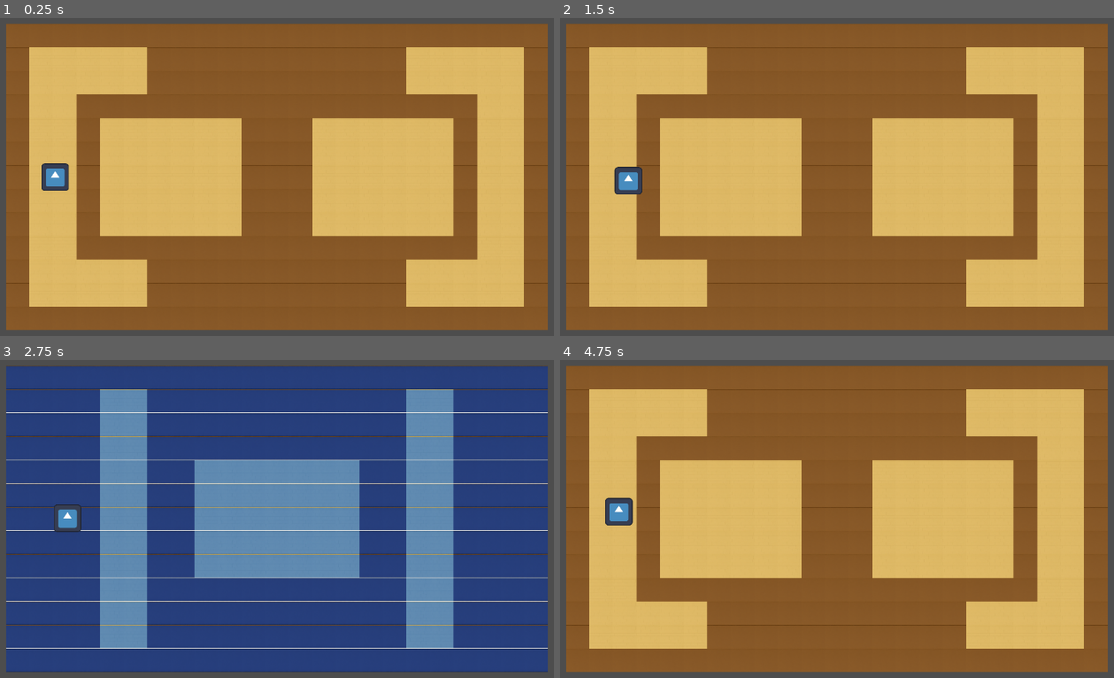
Above: before the commit, frames 1-4 (two rows, left to right).
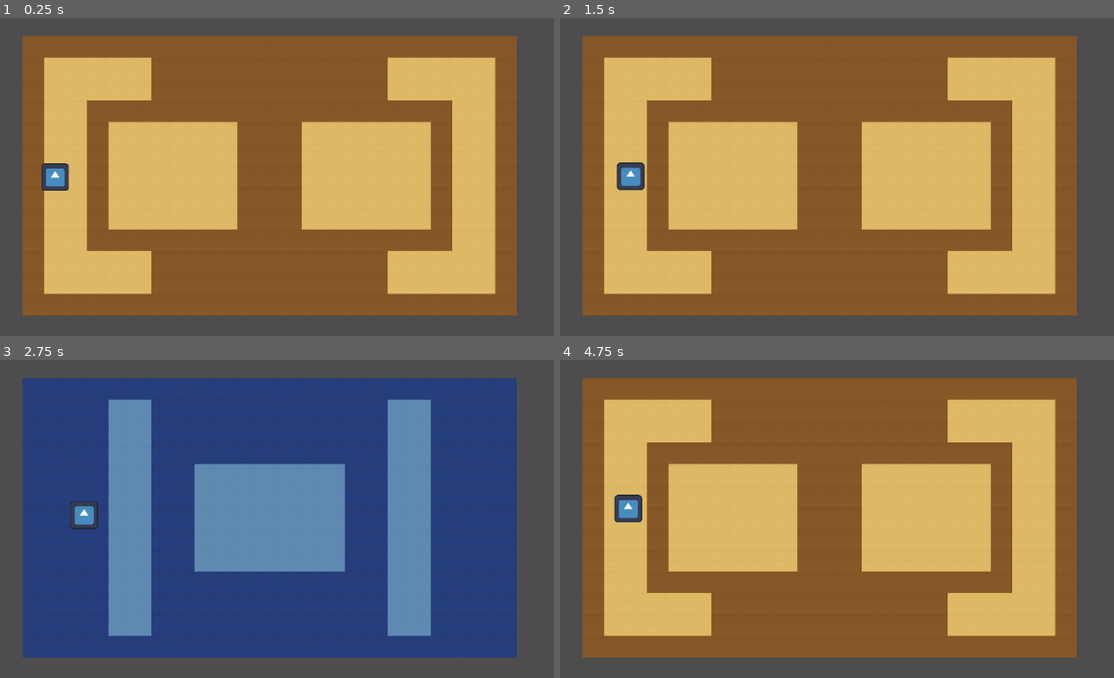
Above: after the commit, the same moments.

Repository: Valonekiil/gen-ai
Game: Godot game, scene res://levels/Lvl_test.tscn
The game is run twice, just before and just after one commit, with the same random seed, the same clock (stepped at 60 frames per second) and the same inputs. This scene is started directly instead of the project's main scene. The engine's default icon, where the game draws it, is replaced by a stand-in: a white triangle on a blue panel in a dark square.
Inputs (mouse positions are in pixels of both pictures, inside the frame that each line leads up to):
- Up to frame 1 (0.25 s): no input
- Up to frame 2 (1.5 s): tap Enter at 0.5 s; move the mouse to (997, 157) at 0.52 s; hold D (move_right) from 0.53 s (still down); tap Tab at 0.6 s; click (997, 157) at 0.67 s; tap W (move_up) at 0.77 s; tap Q at 0.8, 1.35 s; tap Space at 1.25 s; move the mouse to (698, 199) at 1.27 s
- Up to frame 3 (2.75 s): tap W (move_up) at 1.52 s; tap Tab at 1.55, 2.1 s; move the mouse to (349, 433) at 2.02 s; release D (move_right) at 2.03 s; hold A (move_left) from 2.03 s (still down); tap Q at 2.3 s
- Up to frame 4 (4.75 s): tap Enter at 2.75, 4.25 s; move the mouse to (803, 598) at 2.77 s; release A (move_left) at 2.78 s; hold D (move_right) 2.78-4.28 s; tap Q at 2.85, 3.8, 4.35 s; click (803, 598) at 2.92 s; tap W (move_up) at 3.02, 3.77, 4.52 s; tap Tab at 3.05, 3.6, 4.55 s; tap Space at 3.5 s; move the mouse to (1053, 579) at 3.52 s; move the mouse to (626, 461) at 4.27 s; hold A (move_left) from 4.28 s (still down)

The runs differ from the first frame. In frame 1, 34% of the frame differs, in the area x 1-99%, y 1-99%; in frame 2, 34%; in frame 3, 30%; in frame 4, 34%.

Commit message:
fix loop

Diff:
--- a/characters/CharacterController.gd
+++ b/characters/CharacterController.gd
@@ -30,30 +30,24 @@
 
 func _input(event: InputEvent) -> void:
 	if not input_enabled or state != State.ACTIVE_CONTROLLED:
-		print("[CC] _input ignored: input_enabled=", input_enabled, " state=", state)
 		return
 	if event is InputEventKey and event.pressed:
-		print("[CC] key pressed: ", event.keycode)
 		match event.keycode:
 			KEY_W, KEY_UP:    _last_axis = "y"
 			KEY_S, KEY_DOWN:  _last_axis = "y"
 			KEY_A, KEY_LEFT:  _last_axis = "x"
 			KEY_D, KEY_RIGHT: _last_axis = "x"
 			KEY_TAB, KEY_Q:
-				print("[CC] requesting switch")
 				get_tree().current_scene.get_node("RealityManager").request_switch()
 
 func _physics_process(delta: float) -> void:
-	print("[CC] _physics_process: state=", state, " input_enabled=", input_enabled, " pos=", position)
 	if state != State.ACTIVE_CONTROLLED or not input_enabled:
 		velocity = Vector2.ZERO
 		return
 
 	var input_dir := _get_input_dir()
-	print("[CC] input_dir=", input_dir)
 	velocity = Vector2(input_dir.x, input_dir.y) * SPEED
 	move_and_slide()
-	print("[CC] after move_and_slide: pos=", position, " velocity=", velocity)
 
 	if input_dir != Vector2i.ZERO:
 		var new_facing := Grid.delta_to_facing(input_dir)
@@ -87,7 +81,6 @@
 
 func _action_pressed(action: String, fallback: String) -> bool:
 	var res := Input.is_action_pressed(action) if InputMap.has_action(action) else Input.is_action_pressed(fallback)
-	print("[CC] action ", action, "/", fallback, " = ", res)
 	return res
 
 func set_input_enabled(enabled: bool) -> void:
--- a/core/CameraDirector.gd
+++ b/core/CameraDirector.gd
@@ -15,14 +15,16 @@
 func _on_character_switched(new_active: String, _previous: String) -> void:
 	var inactive_camera: Camera2D = _get_inactive_camera(new_active)
 
-	# Mirror kamera realita inactive ke PiP (bukan follow karakter)
-	pip_camera.global_position = inactive_camera.global_position
-	pip_camera.limit_left = inactive_camera.limit_left
-	pip_camera.limit_right = inactive_camera.limit_right
-	pip_camera.limit_top = inactive_camera.limit_top
-	pip_camera.limit_bottom = inactive_camera.limit_bottom
-	pip_camera.zoom = inactive_camera.zoom
-	pip_camera.make_current()  # untuk SubViewport
+	# Mirror kamera realita inactive ke PiP (hanya jika pip_camera sudah di-set)
+	if pip_camera and inactive_camera:
+		pip_camera.global_position = inactive_camera.global_position
+		pip_camera.limit_left = inactive_camera.limit_left
+		pip_camera.limit_right = inactive_camera.limit_right
+		pip_camera.limit_top = inactive_camera.limit_top
+		pip_camera.limit_bottom = inactive_camera.limit_bottom
+		pip_camera.zoom = inactive_camera.zoom
+		pip_camera.make_current()  # untuk SubViewport
+
 
 func _get_inactive_camera(new_active: String) -> Camera2D:
 	if new_active == "A":
--- a/levels/Level01.tscn
+++ b/levels/Level01.tscn
@@ -1,121 +1,124 @@
-[gd_scene load_steps=4 format=3]
+[gd_scene load_steps=6 format=3 uid="uid://c023v88cqitii"]
 
-[ext_resource path="res://levels/Level01.gd" type="Script" id="1"]
-[ext_resource path="res://core/RealityManager.gd" type="Script" id="2"]
-[ext_resource path="res://core/CameraDirector.gd" type="Script" id="3"]
-[ext_resource path="res://core/UIDirector.gd" type="Script" id="4"]
-[ext_resource path="res://characters/CharacterController.gd" type="Script" id="5"]
+[ext_resource type="Script" uid="uid://dmx7hb2bwxidh" path="res://levels/Level01.gd" id="1"]
+[ext_resource type="Script" uid="uid://e2neyto34nqq" path="res://core/RealityManager.gd" id="2"]
+[ext_resource type="Script" uid="uid://1bxlqm3gntw7" path="res://core/CameraDirector.gd" id="3"]
+[ext_resource type="Script" uid="uid://btm5oehp1nc3m" path="res://core/UIDirector.gd" id="4"]
+[ext_resource type="Script" uid="uid://dmn1mcwsvvfmi" path="res://characters/CharacterController.gd" id="5"]
 
 [node name="Level01" type="Node2D"]
 script = ExtResource("1")
 
-[node name="RealityManager" parent="." type="Node"]
+[node name="RealityManager" type="Node" parent="."]
 script = ExtResource("2")
 
-[node name="CameraDirector" parent="." type="Node"]
+[node name="CameraDirector" type="Node" parent="."]
 script = ExtResource("3")
 
-[node name="UIDirector" parent="." type="Node"]
+[node name="UIDirector" type="Node" parent="."]
 script = ExtResource("4")
 
-[node name="UI" parent="." type="CanvasLayer"]
+[node name="UI" type="CanvasLayer" parent="."]
 
-[node name="RealityIndicator" parent="UI" type="Label"]
+[node name="RealityIndicator" type="Label" parent="UI"]
+offset_left = 20.0
+offset_top = 20.0
+offset_right = 20.0
+offset_bottom = 20.0
 text = "REALITA A"
-position = Vector2(20, 20)
 
-[node name="SwitchCooldownBar" parent="UI" type="ProgressBar"]
-position = Vector2(20, 50)
-size = Vector2(200, 20)
-max_value = 100
-value = 100
+[node name="SwitchCooldownBar" type="ProgressBar" parent="UI"]
+offset_left = 20.0
+offset_top = 50.0
+offset_right = 220.0
+offset_bottom = 77.0
+value = 100.0
 
-[node name="PiPViewport" parent="UI" type="SubViewportContainer"]
-position = Vector2(1584, 16)
-size = Vector2(320, 240)
+[node name="PiPViewport" type="SubViewportContainer" parent="UI"]
+offset_left = 1584.0
+offset_top = 16.0
+offset_right = 1904.0
+offset_bottom = 256.0
 
-[node name="SubViewport" parent="PiPViewport" type="SubViewport"]
+[node name="PiPViewport#SubViewport" type="SubViewport" parent="."]
 size = Vector2i(640, 480)
-render_target_update_mode = 2
 
-[node name="PiPCamera" parent="PiPViewport/SubViewport" type="Camera2D"]
+[node name="PiPViewport_SubViewport#PiPCamera" type="Camera2D" parent="."]
 position = Vector2(320, 240)
-current = true
-position_smoothing_enabled = false
 limit_left = 0
+limit_top = 0
 limit_right = 640
-limit_top = 0
 limit_bottom = 480
-zoom = Vector2(1.0, 1.0)
 
-[node name="RealityA" parent="." type="Node2D"]
-position = Vector2(0, 0)
+[node name="RealityA" type="Node2D" parent="."]
 
-[node name="TerrainA" parent="RealityA" type="TileMapLayer"]
+[node name="TerrainA" type="TileMapLayer" parent="RealityA"]
 
-[node name="SpawnA" parent="RealityA" type="Marker2D"]
+[node name="SpawnA" type="Marker2D" parent="RealityA"]
 position = Vector2(48, 48)
 
-[node name="SafeAnchorsA" parent="RealityA" type="Node2D"]
+[node name="SafeAnchorsA" type="Node2D" parent="RealityA"]
 
-[node name="AnchorA1" parent="RealityA/SafeAnchorsA" type="Marker2D"]
+[node name="AnchorA1" type="Marker2D" parent="RealityA/SafeAnchorsA"]
 position = Vector2(48, 48)
 
-[node name="AnchorA2" parent="RealityA/SafeAnchorsA" type="Marker2D"]
+[node name="AnchorA2" type="Marker2D" parent="RealityA/SafeAnchorsA"]
 position = Vector2(336, 48)
 
-[node name="ExitZoneA" parent="RealityA" type="Area2D"]
+[node name="ExitZoneA" type="Area2D" parent="RealityA"]
 position = Vector2(464, 336)
 
-[node name="CameraA" parent="RealityA" type="Camera2D"]
+[node name="CameraA" type="Camera2D" parent="RealityA"]
 position = Vector2(256, 192)
-current = true
-position_smoothing_enabled = false
 limit_left = 0
+limit_top = 0
 limit_right = 512
-limit_top = 0
 limit_bottom = 384
-zoom = Vector2(1.0, 1.0)
 
-[node name="RealityB" parent="." type="Node2D"]
+[node name="RealityB" type="Node2D" parent="."]
 position = Vector2(10000, 0)
 
-[node name="TerrainB" parent="RealityB" type="TileMapLayer"]
+[node name="TerrainB" type="TileMapLayer" parent="RealityB"]
 
-[node name="SpawnB" parent="RealityB" type="Marker2D"]
+[node name="SpawnB" type="Marker2D" parent="RealityB"]
 position = Vector2(10048, 48)
 
-[node name="SafeAnchorsB" parent="RealityB" type="Node2D"]
+[node name="SafeAnchorsB" type="Node2D" parent="RealityB"]
 
-[node name="AnchorB1" parent="RealityB/SafeAnchorsB" type="Marker2D"]
+[node name="AnchorB1" type="Marker2D" parent="RealityB/SafeAnchorsB"]
 position = Vector2(10048, 48)
 
-[node name="AnchorB2" parent="RealityB/SafeAnchorsB" type="Marker2D"]
+[node name="AnchorB2" type="Marker2D" parent="RealityB/SafeAnchorsB"]
 position = Vector2(10048, 464)
 
-[node name="ExitZoneB" parent="RealityB" type="Area2D"]
+[node name="ExitZoneB" type="Area2D" parent="RealityB"]
 position = Vector2(10464, 336)
 
-[node name="CameraB" parent="RealityB" type="Camera2D"]
+[node name="CameraB" type="Camera2D" parent="RealityB"]
 position = Vector2(10256, 192)
-current = false
-position_smoothing_enabled = false
 limit_left = 10000
+limit_top = 0
 limit_right = 10512
-limit_top = 0
 limit_bottom = 384
-zoom = Vector2(1.0, 1.0)
 
-[node name="CharacterA" parent="." type="CharacterBody2D"]
+[node name="CharacterA" type="CharacterBody2D" parent="."]
+position = Vector2(48, 48)
 script = ExtResource("5")
-position = Vector2(48, 48)
-reality = "A"
 
-[node name="CharacterB" parent="." type="CharacterBody2D"]
+[node name="CharacterB" type="CharacterBody2D" parent="."]
+position = Vector2(10048, 48)
 script = ExtResource("5")
-position = Vector2(10048, 48)
-reality = "B"
 
-[node name="Links" parent="." type="Node"]
+[node name="Links" type="Node" parent="."]
 
-[node name="LevelConfig" parent="." type="Resource"]
+[node name="LevelConfig" type="Resource" parent="."]
+_import_path = NodePath("")
+unique_name_in_owner = false
+process_mode = 0
+process_priority = 0
+process_physics_priority = 0
+process_thread_group = 0
+physics_interpolation_mode = 0
+auto_translate_mode = 0
+editor_description = ""
+script = null
--- a/levels/Lvl_test.tscn
+++ b/levels/Lvl_test.tscn
@@ -8,9 +8,9 @@
 
 [sub_resource type="TileSetAtlasSource" id="TileSetAtlasSource_4hhoj"]
 texture = ExtResource("1_3fg5n")
-margins = Vector2i(50, 0)
-separation = Vector2i(300, 0)
-texture_region_size = Vector2i(384, 384)
+margins = Vector2i(50, 10)
+separation = Vector2i(350, 50)
+texture_region_size = Vector2i(350, 350)
 0:0/0 = 0
 0:1/0 = 0
 1:0/0 = 0
@@ -23,7 +23,7 @@
 3:1/0 = 0
 
 [sub_resource type="TileSet" id="TileSet_1ueab"]
-tile_size = Vector2i(384, 384)
+tile_size = Vector2i(350, 350)
 physics_layer_0/collision_layer = 1
 sources/0 = SubResource("TileSetAtlasSource_4hhoj")
 
@@ -43,6 +43,7 @@
 tile_set = SubResource("TileSet_1ueab")
 
 [node name="RealityB" type="Node2D" parent="."]
+visible = false
 
 [node name="TerrainB" type="TileMapLayer" parent="RealityB"]
 tile_map_data = PackedByteArray("AAD4//r/AAACAAEAAAD4//v/AAACAAEAAAD4//z/AAACAAEAAAD4//3/AAACAAEAAAD4//7/AAACAAEAAAD4// …(4704 unchanged characters)…
